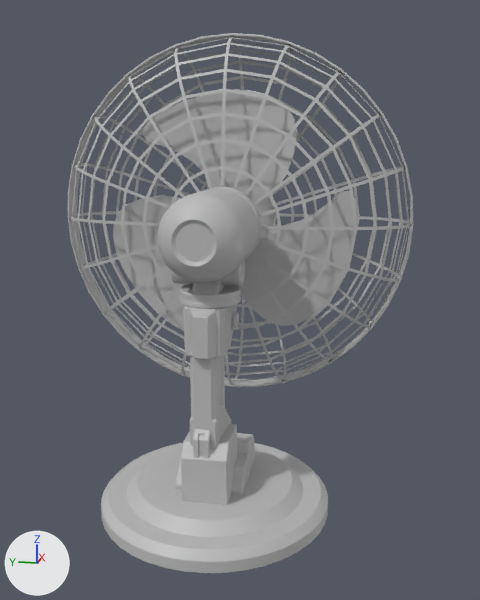
An edit to the FBX model WS_RLT/Assets/LA/Meshes/SM_ventilo_pied_petit.fbx, drawn before and after from the same camera.
The view is the same before and after, from a 50 mm camera at (-1.035, -0.252, 0.631) aimed at (0.033, -0.038, 0.363). Arrows for +X, +Y and +Z are at lower left; the lights stay in place. Where no turn or scale is listed for an object, it has been applied to the vertices.

In view in the first picture: 'SM_ventilo_pied_petit'.
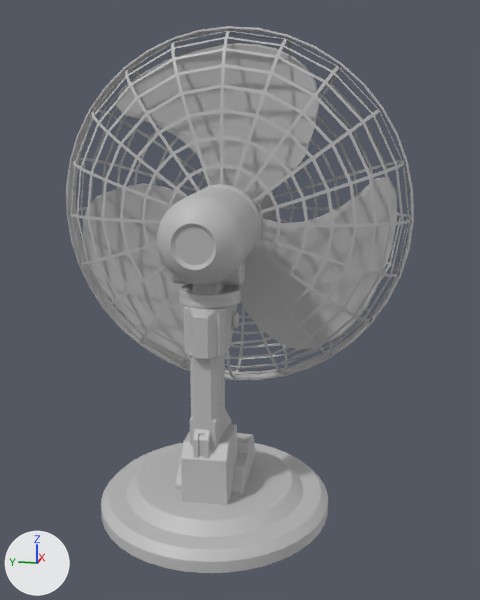
Commit message: [LA] Mesh Update (Ventilo)

Boxes (x1, y1, x2, y2) around the edits, measured in the pictures (480 x 600 px):
```json
{"object": "SM_ventilo_pied_petit", "change": "reshaped", "before": [68, 33, 413, 573], "after": [101, 304, 328, 573], "on screen": "34% narrower, 50% shorter"}
{"object": "SM_ventilo_pied_petit_tete", "change": "added", "after": [66, 26, 414, 380]}
{"object": "SM_ventilo_pied_petit_pales", "change": "added", "after": [83, 43, 397, 359]}
{"part": 1, "of": "me_mesh", "change": "deleted", "before": [68, 33, 413, 387]}
```

Edits to the scene script, one JSON object a line:
```json
{"block": "me_mesh", "where": "# used by ob_sm_ventilo_pied_petit; location = (0.0, 0.0, 0.0)"}
{"op": "remove", "block": "me_mesh", "code": "me_mesh.from_pydata(...)  # 5110 vertices, 4757 faces; spans x -0.199..0.271, y -0.32..0.32, z 0.0..0.801"}
{"op": "add", "block": "me_mesh", "code": "me_mesh.from_pydata(...)  # 1253 vertices, 1315 faces; spans x -0.199..0.199, y -0.199..0.199, z 0.0..0.373"}
{"block": "me_mesh", "change": "me_mesh part 1: 19 loose pieces with 3857 vertices, spanning x -0.115..0.271, y -0.32..0.32, z 0.162..0.801, are deleted"}
{"op": "add", "block": "me_mesh_001", "code": ["me_mesh_001 = bpy.data.meshes.new('Mesh.001')", "me_mesh_001.from_pydata(...)  # 3186 vertices, 2777 faces; spans x -0.097..0.293, y -0.32..0.32, z -0.203..0.438", "me_mesh_001.materials.append(mat_ventilo_pied_petit)  # grey #bcbcbc"]}
{"op": "add", "block": "me_mesh_002", "code": ["me_mesh_002 = bpy.data.meshes.new('Mesh.002')", "me_mesh_002.from_pydata(...)  # 671 vertices, 665 faces; spans x -0.01..0.035, y -0.291..0.29, z -0.277..0.294", "me_mesh_002.materials.append(mat_ventilo_pied_petit)  # grey #bcbcbc"]}
{"op": "add", "block": "ob_sm_ventilo_pied_petit_tete", "code": ["ob_sm_ventilo_pied_petit_tete = bpy.data.objects.new('SM_ventilo_pied_petit_tete', me_mesh_001)", "ob_sm_ventilo_pied_petit_tete.location = (-0.022, 0.0, 0.373)"]}
{"op": "add", "block": "ob_sm_ventilo_pied_petit_pales", "code": ["ob_sm_ventilo_pied_petit_pales = bpy.data.objects.new('SM_ventilo_pied_petit_pales', me_mesh_002)", "ob_sm_ventilo_pied_petit_pales.location = (0.125, 0.0, 0.489)"]}
```
